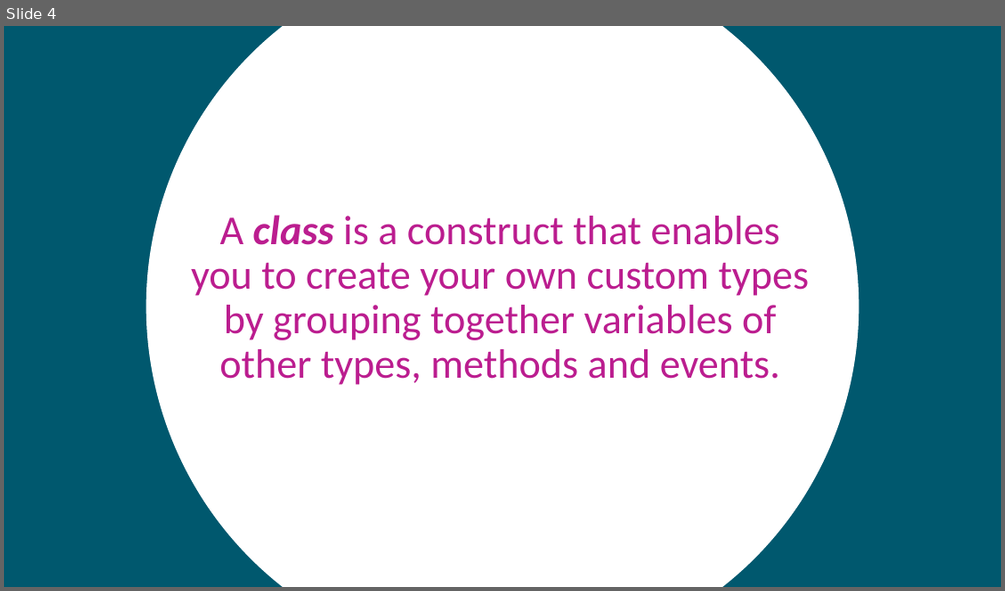
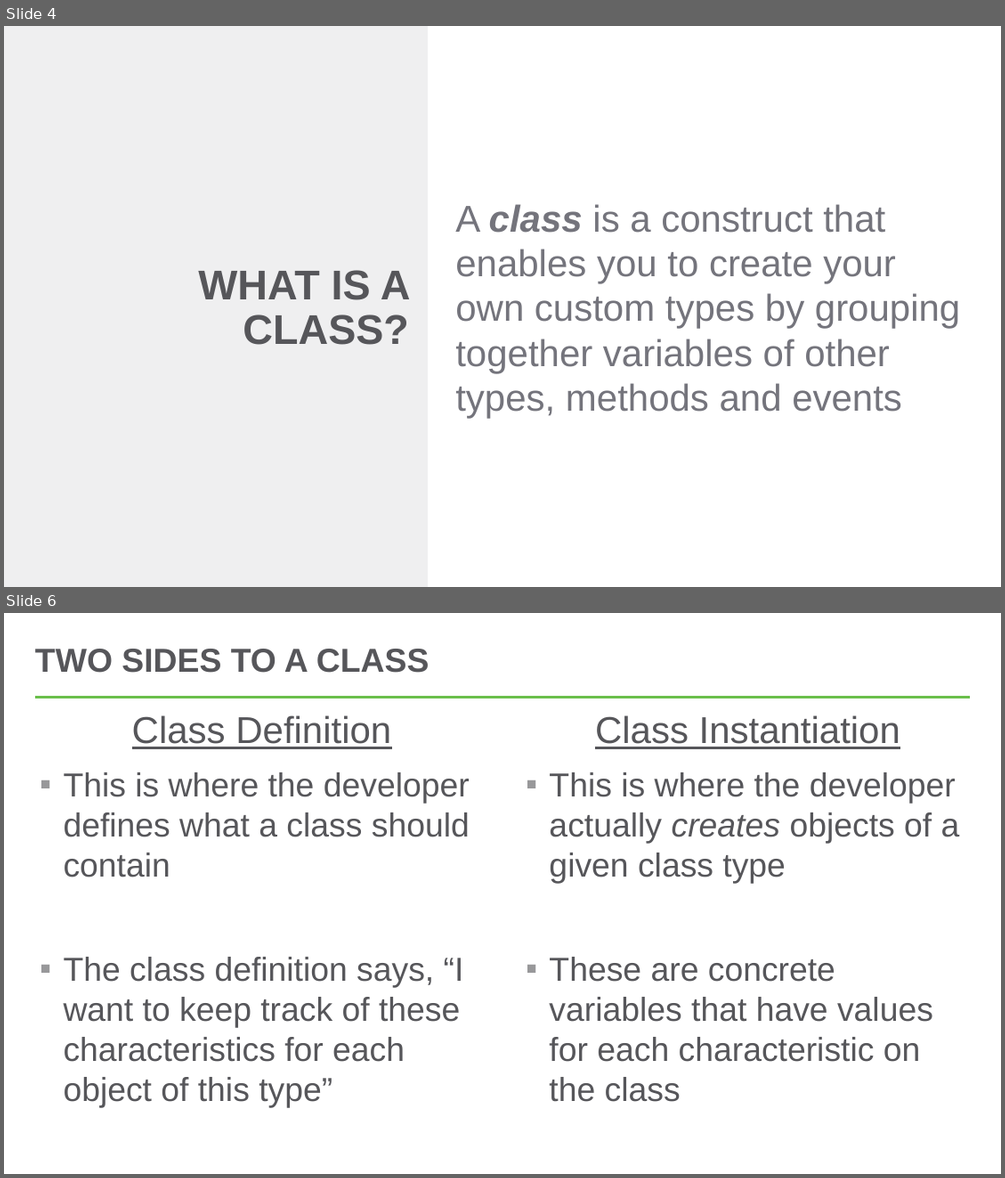
Before and after one commit to hytechclub/cs-102, a slide deck: ClassesIntroduction/ClassesIntro.pptx. Shown one above the other, each under a label of ours: slide 4 before the commit, slides 4 and 6 after it; the slides between them are not shown. The pictures are 1005x591 and 1005x1178 pixels, drawn with LibreOffice and Linux fonts; fonts in the diff are those of the drawing. Boxes give left, top, right and bottom in pixels: in the first picture for what was removed or moved away, otherwise in the second. Text is boxed around its words. In the diff, an @@ line names an element or a change of style, - is before the commit and + after.

Commit message:
update classes powerpoint

```diff
--- a/ClassesIntroduction/ClassesIntro.pptx
+++ b/ClassesIntroduction/ClassesIntro.pptx
@@ slide 6 added at bbox=[4, 613, 1001, 1174], background #FFFFFF @@
@@ title added at bbox=[35, 649, 429, 673], 32 pt, text #56565A, bold @@
+TWO SIDES TO A CLASS
@@ line added from (35, 697) to (971, 697), #54C8E8 2.25 pt @@
@@ text added at bbox=[64, 715, 469, 1108], 32 pt, text #56565A @@
+Class Definition
+▪ This is where the developer defines what a class should contain
+▪ The class definition says, “I want to keep track of these characteristics for each object of this type”
@@ text added at bbox=[549, 715, 960, 1102], 32 pt, text #56565A @@
+Class Instantiation
+▪ This is where the developer actually creates objects of a given class type
+▪ These are concrete variables that have values for each characteristic on the class
@@ slide 4 changed as well @@
@@ background #00586E to #FFFFFF @@
@@ rectangle added at bbox=[4, 26, 428, 587], fill #EFEFF0 @@
@@ ellipse removed at bbox=[146, 26, 858, 587] @@
@@ text at bbox=[455, 204, 960, 418]: text changed; size 39.6 to 36 pt; font Calibri to Arial; text colour #BB1D8F to #74747C @@
-A class is a construct that enables you to create your own custom types by grouping together variables of other types, methods and events.
+A class is a construct that enables you to create your own custom types by grouping together variables of other types, methods and events
@@ title added at bbox=[198, 270, 411, 345], 40 pt, text #56565A, bold @@
+WHAT IS A CLASS?
```
Also in this commit, not shown: 6 other slides changed, 6 other slides added, 3 slides removed.
